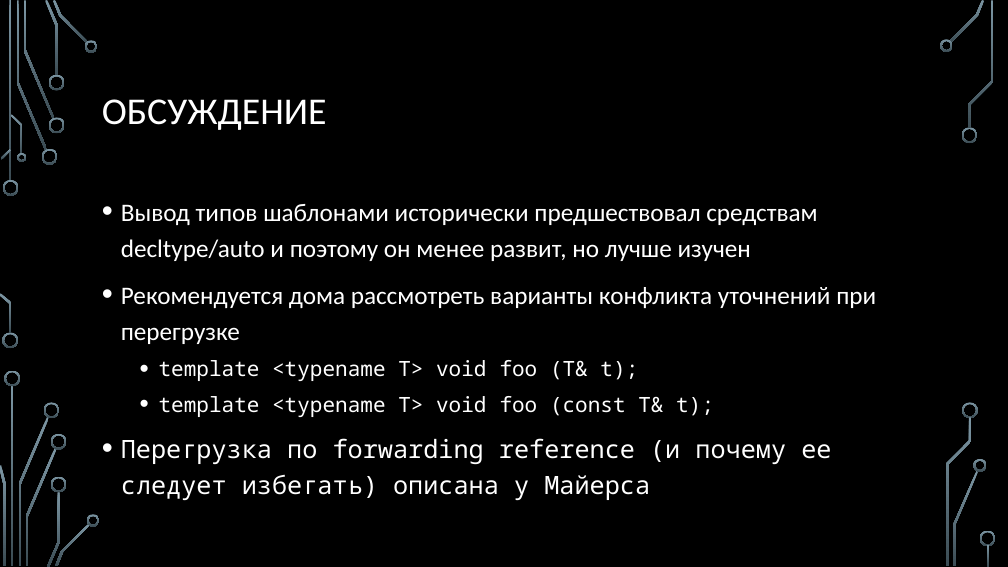
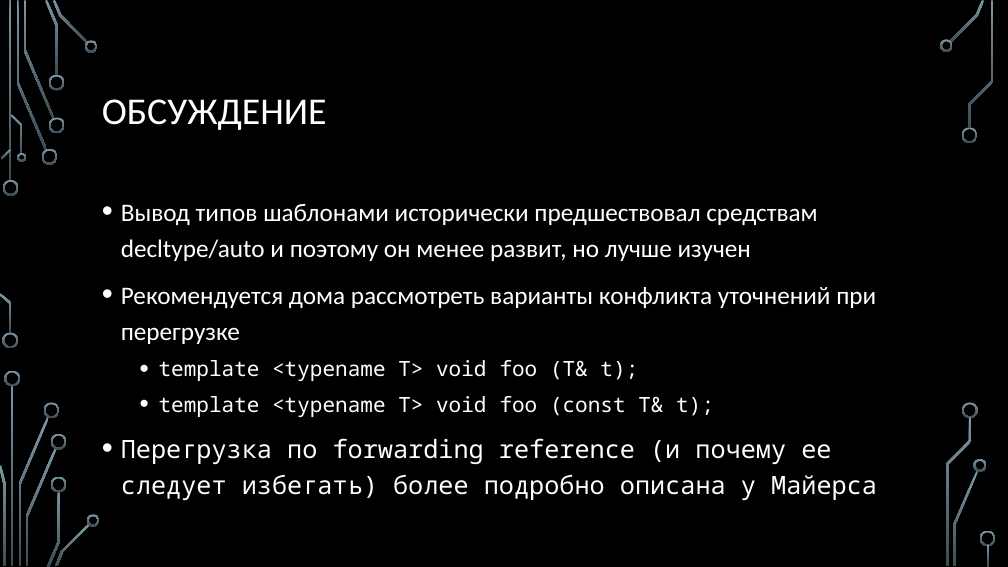
Before and after one commit to MIPT-ILab/cpp-lects-rus, a slide deck: slide 37 of slides/lec2-1-function-templates.pptx (slide 33 before the commit). Drawn at 1008x567 pixels with LibreOffice and Linux fonts; fonts in the diff are those of the drawing; background and template pictures are left out. Boxes give left, top, right and bottom in pixels: in the first picture for what was removed or moved away, otherwise in the second. Text is boxed around its words. In the diff, an @@ line names an element or a change of style, - is before the commit and + after.

```diff
--- a/slides/lec2-1-function-templates.pptx
+++ b/slides/lec2-1-function-templates.pptx
@@ text at (121,438,877,500): text changed @@
-• Перегрузка по forwarding reference (и почему ее следует избегать) описана у Майерса
+• Перегрузка по forwarding reference (и почему ее следует избегать) более подробно описана у Майерса
```
Also in this commit, not shown: 3 other slides changed, 4 slides added, 3 other files.
